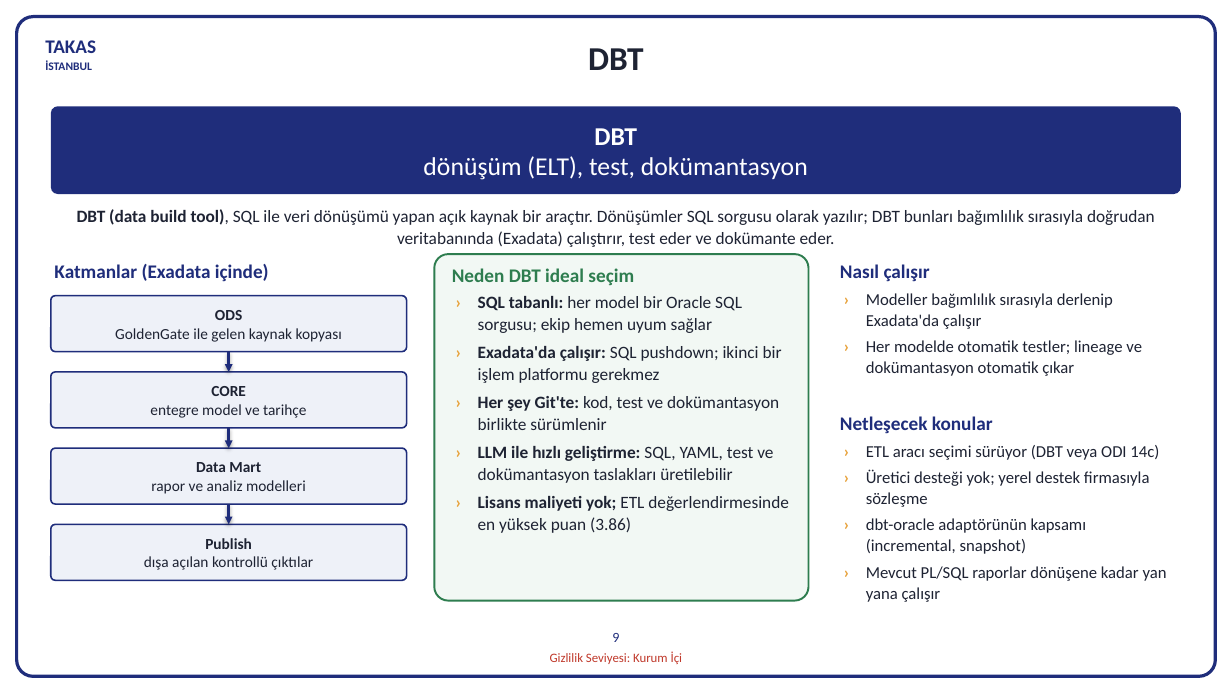
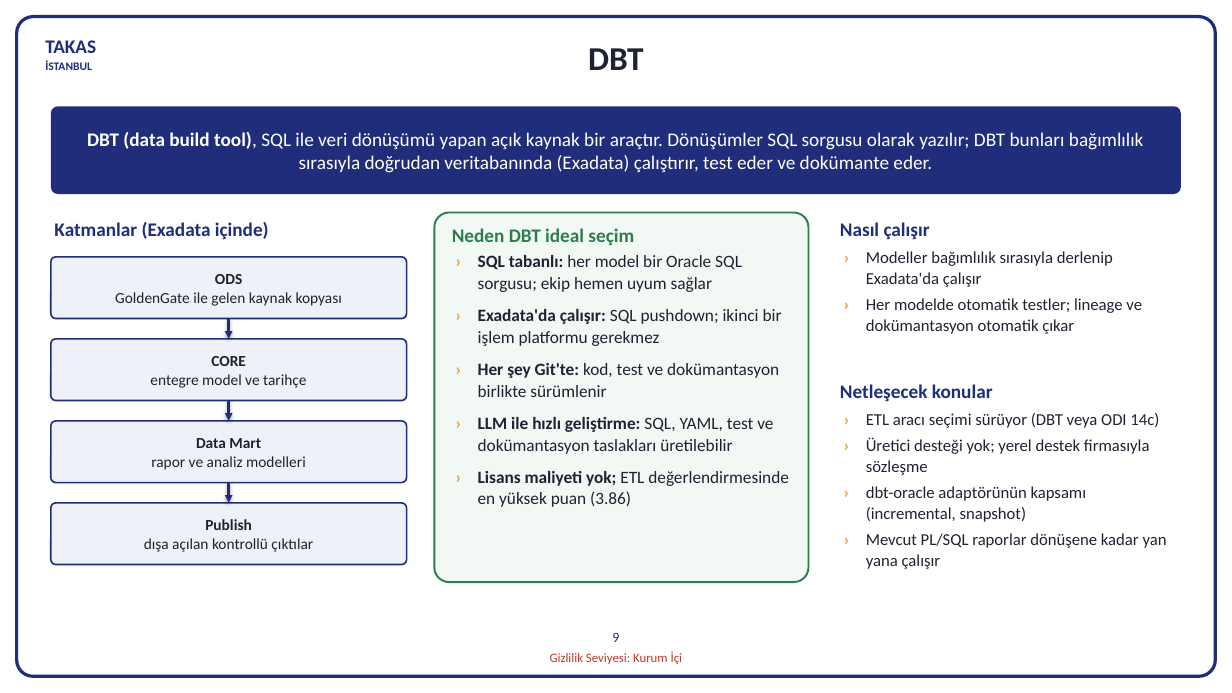
Before and after one commit to hanifidemirel0/Cursor-Projects, a slide deck: slide 10 of outputs/dwh-sunum-kasim-2026/5 - DWHSunum_Kasim2026.pptx. Drawn at 1232x693 pixels with LibreOffice and Linux fonts; fonts in the diff are those of the drawing. Boxes give left, top, right and bottom in pixels: in the first picture for what was removed or moved away, otherwise in the second. Text is boxed around its words. In the diff, an @@ line names an element or a change of style, - is before the commit and + after.

```diff
--- a/outputs/dwh-sunum-kasim-2026/5 - DWHSunum_Kasim2026.pptx
+++ b/outputs/dwh-sunum-kasim-2026/5 - DWHSunum_Kasim2026.pptx
@@ text in rounded rectangle at (87,132,1144,173): text changed; size 20 to 15 pt @@
-DBT
-dönüşüm (ELT), test, dokümantasyon
+DBT (data build tool), SQL ile veri dönüşümü yapan açık kaynak bir araçtır. Dönüşümler SQL sorgusu olarak yazılır; DBT bunları bağımlılık sırasıyla doğrudan veritabanında (Exadata) çalıştırır, test eder ve dokümante eder.
@@ text removed at (77,209,1155,247) @@
-DBT (data build tool), SQL ile veri dönüşümü yapan açık kaynak bir araçtır. Dönüşümler SQL sorgusu olarak yazılır; DBT bunları bağımlılık sırasıyla doğrudan veritabanında (Exadata) çalıştırır, test eder ve dokümante eder.
@@ rounded rectangle: place and size @@
-rounded rectangle at (434,254,809,601)
+rounded rectangle at (434,213,809,582)
@@ 3 texts: place and size @@
-3 texts at (54,264,930,285)
+3 texts at (54,222,930,245)
@@ rounded rectangle "ODS": place and size @@
-rounded rectangle "ODS" at (51,296,407,351)
+rounded rectangle "ODS" at (51,257,407,319)
@@ text "› SQL tabanlı: her model ...": place and size @@
-text "› SQL tabanlı: her model ..." at (478,296,789,533)
+text "› SQL tabanlı: her model ..." at (478,255,789,507)
@@ text "› SQL tabanlı: her model ..." at (478,255,789,507): more space between paragraphs @@
@@ text "› Modeller bağımlılık sırasıyla derlenip ...": place and size @@
-text "› Modeller bağımlılık sırasıyla derlenip ..." at (866,293,1142,376)
+text "› Modeller bağımlılık sırasıyla derlenip ..." at (866,251,1142,334)
@@ arrow moved from (229, 352) - (229, 372) to (229, 319) - (229, 339) @@
@@ rounded rectangle "CORE": place and size @@
-rounded rectangle "CORE" at (51,372,407,428)
+rounded rectangle "CORE" at (51,339,407,401)
@@ text "Netleşecek konular": place and size @@
-text "Netleşecek konular" at (840,416,993,434)
+text "Netleşecek konular" at (840,384,993,402)
@@ arrow moved from (229, 428) - (229, 448) to (229, 400) - (229, 421) @@
@@ text "› ETL aracı seçimi sürüyor ...": place and size @@
-text "› ETL aracı seçimi sürüyor ..." at (866,445,1167,602)
+text "› ETL aracı seçimi sürüyor ..." at (866,413,1167,569)
@@ rounded rectangle "Data Mart": place and size @@
-rounded rectangle "Data Mart" at (51,448,407,504)
+rounded rectangle "Data Mart" at (51,421,407,482)
@@ rounded rectangle "Publish": place and size @@
-rounded rectangle "Publish" at (51,524,407,579)
+rounded rectangle "Publish" at (51,503,407,565)
@@ arrow moved from (229, 505) - (229, 524) to (229, 482) - (229, 503) @@
```
Also in this commit, not shown: 2 other slides changed, 3 other files.
